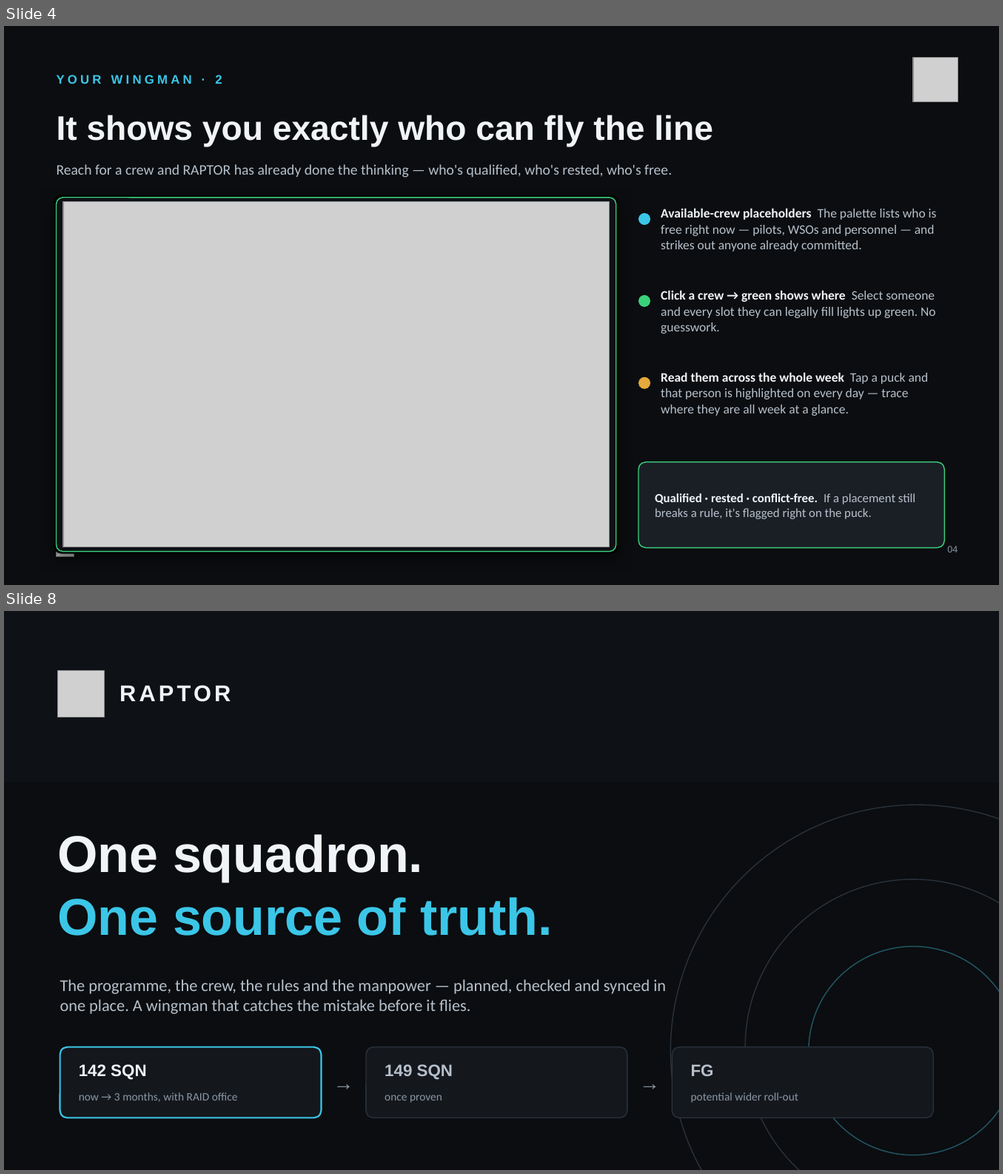
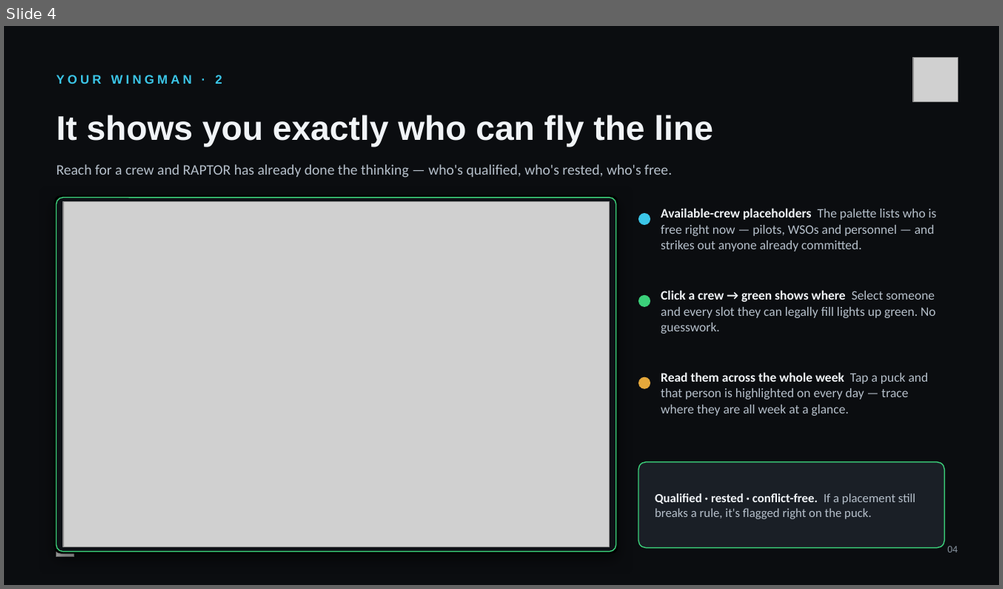
Before and after one commit to seejiaokai/Raptor, a slide deck: RAPTOR-Command-Brief.pptx. Shown one above the other, each under a label of ours: slides 4 and 8 before the commit, slide 4 after it; the slides between them are not shown. The pictures are 1003x1174 and 1003x589 pixels, drawn with LibreOffice and Linux fonts; fonts in the diff are those of the drawing; grey boxes stand for pictures. Boxes give left, top, right and bottom in pixels: in the first picture for what was removed or moved away, otherwise in the second. Text is boxed around its words. In the diff, an @@ line names an element or a change of style, - is before the commit and + after.

```diff
--- a/RAPTOR-Command-Brief.pptx
+++ b/RAPTOR-Command-Brief.pptx
@@ slide 8 removed at bbox=[4, 611, 999, 1170], background #0B0D10 @@
@@ rectangle removed at bbox=[4, 611, 999, 783] @@
@@ picture removed at bbox=[58, 671, 104, 717] @@
@@ text removed at bbox=[119, 685, 230, 702] @@
-RAPTOR
@@ ellipse removed at bbox=[670, 805, 999, 1170] @@
@@ text removed at bbox=[58, 834, 552, 936] @@
-One squadron.
-One source of truth.
@@ ellipse removed at bbox=[745, 880, 999, 1170] @@
@@ ellipse removed at bbox=[808, 947, 999, 1156] @@
@@ text removed at bbox=[60, 980, 666, 1014] @@
-The programme, the crew, the rules and the manpower — planned, checked and synced in one place. A wingman that catches the mistake before it flies.
@@ rounded rectangle removed at bbox=[60, 1048, 321, 1119] @@
@@ text removed at bbox=[321, 1048, 366, 1119] @@
-→
@@ rounded rectangle removed at bbox=[366, 1048, 627, 1119] @@
@@ text removed at bbox=[627, 1048, 671, 1119] @@
-→
@@ rounded rectangle removed at bbox=[671, 1048, 933, 1119] @@
@@ text removed at bbox=[79, 1065, 146, 1080] @@
-142 SQN
@@ text removed at bbox=[384, 1065, 452, 1080] @@
-149 SQN
@@ text removed at bbox=[691, 1065, 714, 1076] @@
-FG
@@ text removed at bbox=[79, 1093, 238, 1102] @@
-now → 3 months, with RAID office
@@ text removed at bbox=[384, 1095, 442, 1103] @@
-once proven
@@ text removed at bbox=[691, 1093, 798, 1103] @@
-potential wider roll-out
```
Also in this commit, not shown: 4 slides changed, 3 slides added.
